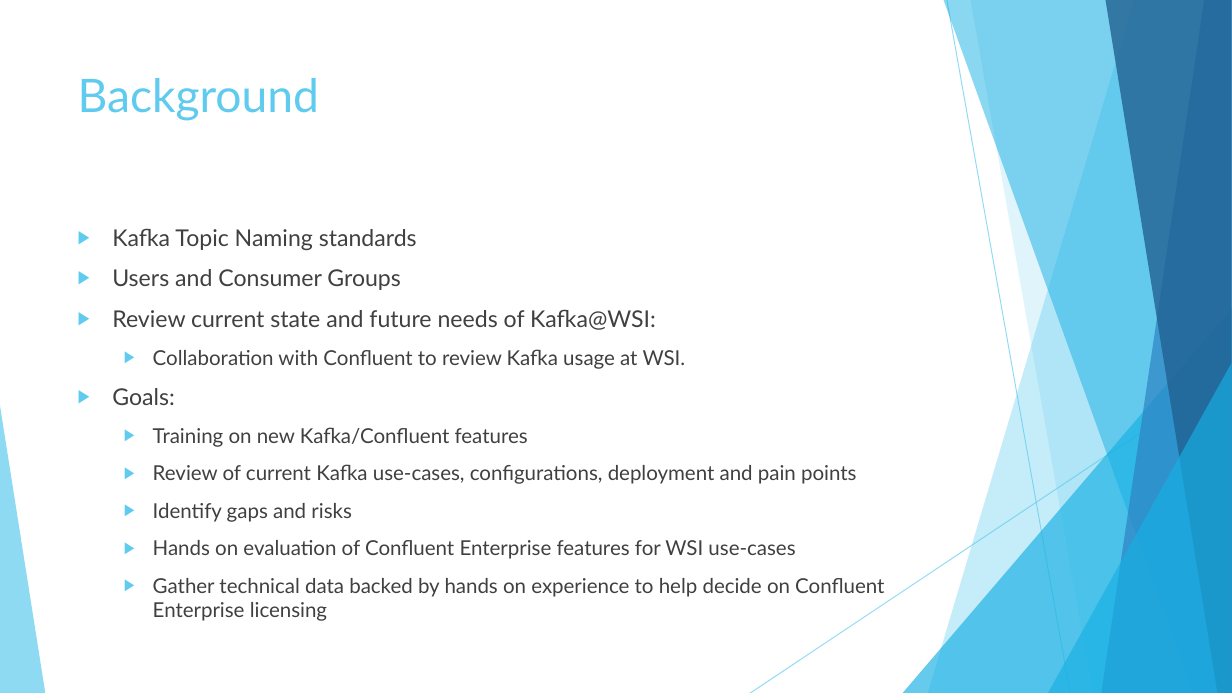
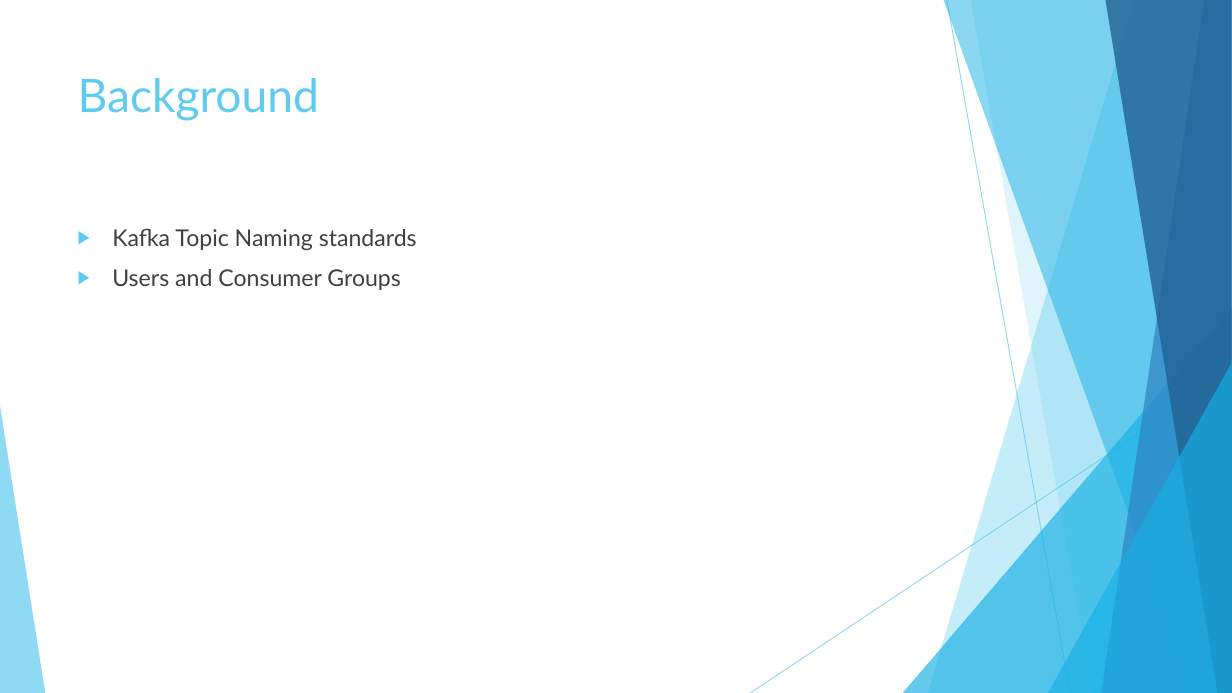
Before and after one commit to csuryac/general, a slide deck: slide 2 of Kafka@SSC.pptx. Drawn at 1232x693 pixels with LibreOffice and Linux fonts; fonts in the diff are those of the drawing. Boxes give left, top, right and bottom in pixels: in the first picture for what was removed or moved away, otherwise in the second. Text is boxed around its words. In the diff, an @@ line names an element or a change of style, - is before the commit and + after.

```diff
--- a/Kafka@SSC.pptx
+++ b/Kafka@SSC.pptx
@@ text at [112,309,884,621]: paragraphs removed @@
-▶ Review current state and future needs of Kafka@WSI:
-  ▶ Collaboration with Confluent to review Kafka usage at WSI.
-▶ Goals:
-  ▶ Training on new Kafka/Confluent features
-  ▶ Review of current Kafka use-cases, configurations, deployment and pain points
-  ▶ Identify gaps and risks
-  ▶ Hands on evaluation of Confluent Enterprise features for WSI use-cases
-  ▶ Gather technical data backed by hands on experience to help decide on Confluent Enterprise licensing
```
Also in this commit, not shown: 1 other slide changed.
